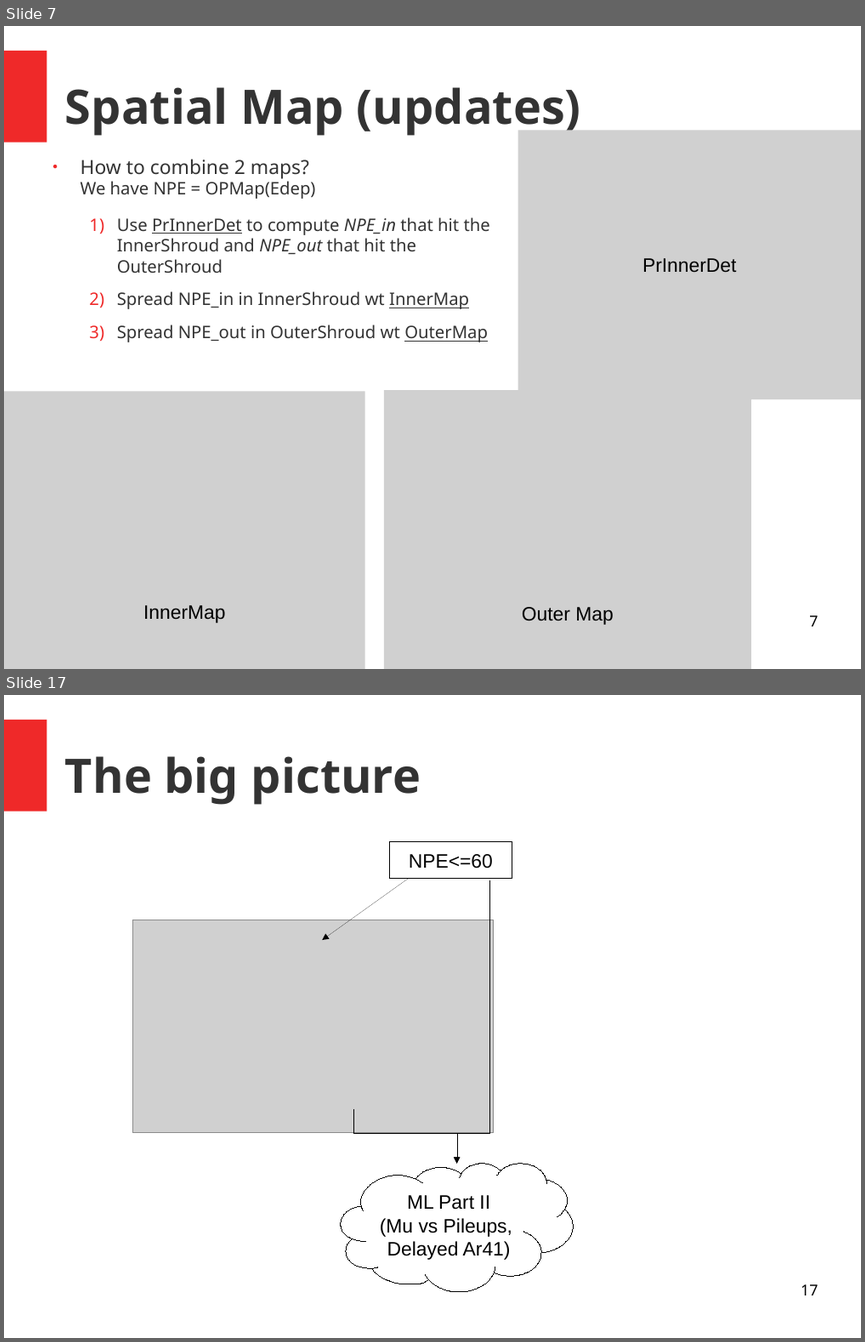
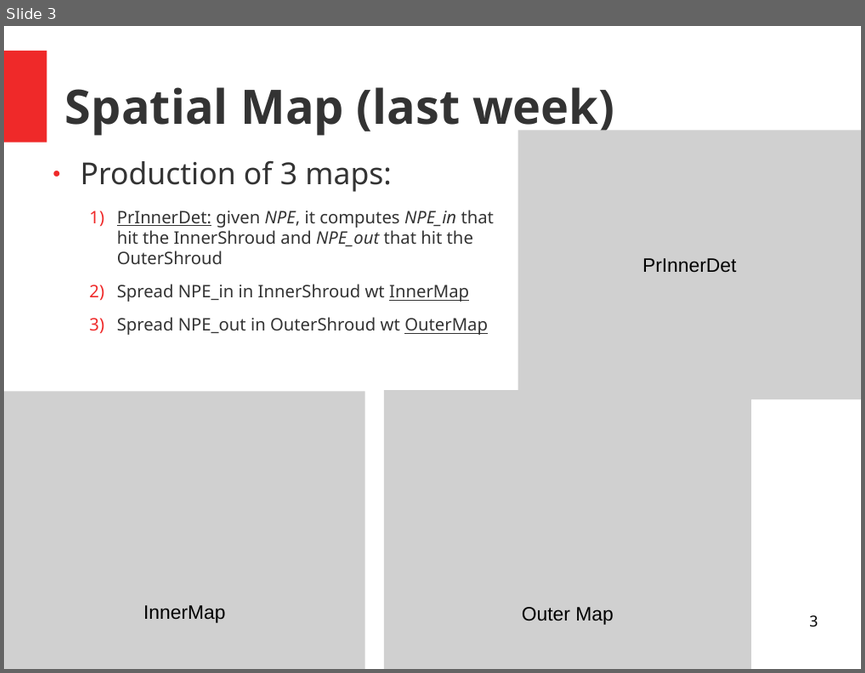
Before and after one commit to luigiberducci/ML4NP, a slide deck: Docs/meeting_ml4np_14lug2020.odp. Shown one above the other, each under a label of ours: slides 7 and 17 before the commit, slide 3 after it; the slides between them are not shown. The pictures are 865x1342 and 865x673 pixels, drawn with LibreOffice and Linux fonts; fonts in the diff are those of the drawing; grey boxes stand for pictures. Boxes give left, top, right and bottom in pixels: in the first picture for what was removed or moved away, otherwise in the second. Text is boxed around its words. In the diff, an @@ line names an element or a change of style, - is before the commit and + after.

```diff
--- a/Docs/meeting_ml4np_14lug2020.odp
+++ b/Docs/meeting_ml4np_14lug2020.odp
@@ slide 17 removed at (4,695,861,1338), background #FFFFFF; not listed: 1 template element that a slide beside it also shows @@
@@ title removed at (65,756,420,805) @@
-The big picture
@@ rectangle removed at (390,842,511,879) @@
-NPE<=60
@@ arrow removed from (409, 879) to (322, 940) @@
@@ elbow arrow removed from (489, 880) to (456, 1163) @@
@@ picture removed at (132,920,493,1133) @@
@@ elbow arrow removed from (353, 1109) to (457, 1163) @@
@@ freeform shape removed at (341,1163,574,1292) @@
-ML Part II
-(Mu vs Pileups,
-Delayed Ar41)
@@ page number removed at (800,1284,817,1295) @@
-17
@@ what was slide 7 is now slide 3 @@
@@ slide 3 changed as well @@
@@ title at (65,87,614,136): text changed @@
-Spatial Map (updates)
+Spatial Map (last week)
@@ text at (80,161,494,264): text changed @@
-● How to combine 2 maps?
-  We have NPE = OPMap(Edep)
-  1) Use PrInnerDet to compute NPE_in that hit the InnerShroud and NPE_out that hit the OuterShroud
+● Production of 3 maps:
+  1) PrInnerDet: given NPE, it computes NPE_in that hit the InnerShroud and NPE_out that hit the OuterShroud
@@ page number at (809,615,817,627): text changed @@
-7
+3
```
Also in this commit, not shown: 2 other slides changed, 7 slides added, 13 other slides removed.
